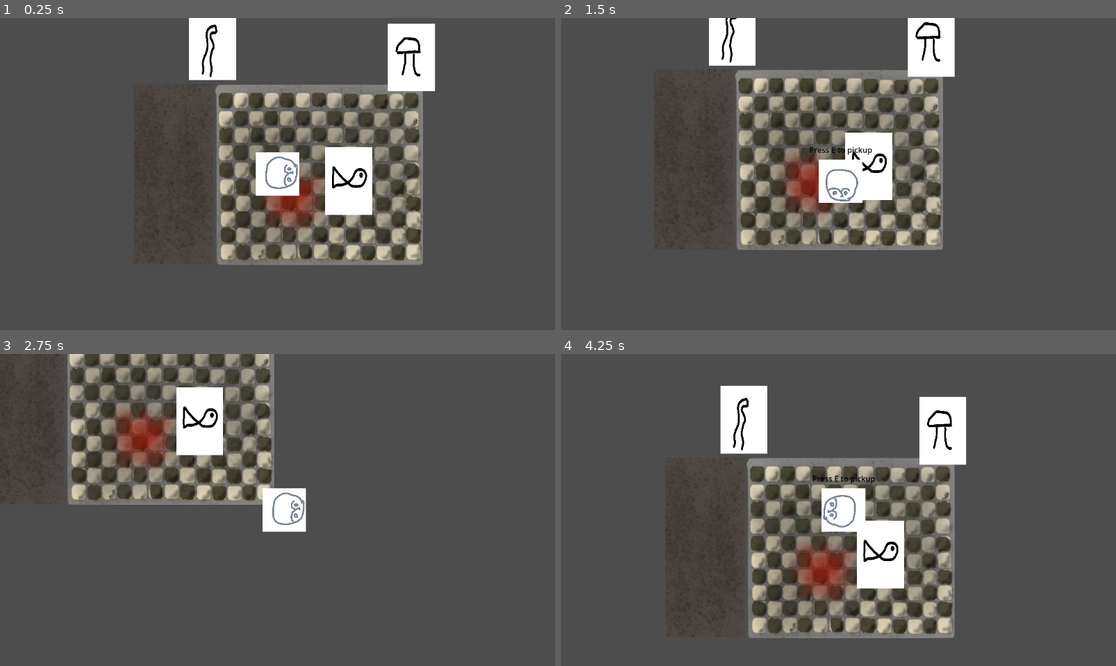
Above: before the commit, frames 1-4 (two rows, left to right).
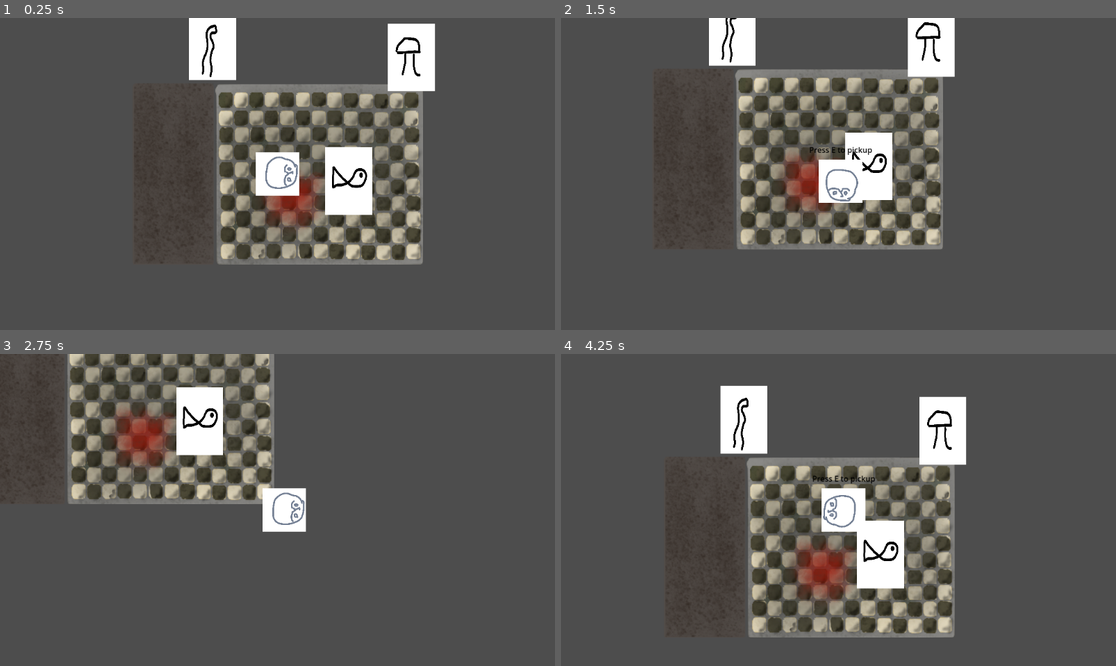
Above: after the commit, the same moments.

Repository: yannis300307/Gj42-givre
Game: Godot game, scene res://scenes/main.tscn
Same seed, same stepped clock (60 frames per second), same inputs: the game is played once before the commit and once after it.
Inputs:
- Up to frame 1 (0.25 s): no input
- Up to frame 2 (1.5 s): tap Enter at 0.5 s; hold Right (ui_right) 0.53-1.28 s; tap E (Interact) at 0.6, 1.25, 1.35 s; hold Down (ui_down) from 1.28 s (still down)
- Up to frame 3 (2.75 s): release Down (ui_down) at 2.03 s; hold Right (ui_right) from 2.03 s (still down); tap E (Interact) at 2.1 s
- Up to frame 4 (4.25 s): release Right (ui_right) at 2.78 s; hold Up (ui_up) 2.78-3.53 s; tap E (Interact) at 2.85, 3.6 s; hold Left (ui_left) from 3.53 s (still down)

The runs differ from the first frame. In frame 1, 0.7% of the frame differs, in the area x 39-76%, y 21-80%; in frame 2, 0.8%, in the area x 31-69%, y 16-75%; in frame 3, 0.6%; in frame 4, 0.8%.

Commit message:
Add inventory scene

Diff:
--- /dev/null
+++ b/misc_script/inventory.gd
@@ -0,0 +1,5 @@
+extends Node2D
+
+func _process(delta: float) -> void:
+	for i in $Items.get_child_count():
+		pass
--- a/misc_script/main.gd
+++ b/misc_script/main.gd
@@ -14,24 +14,32 @@
 	NONE,
 }
 
-var inventory = {}
+func get_item_image(type: ItemType) -> Resource:
+	match type:
+		ItemType.FISH:
+			return load("res://assets/textures/inventory/fish.png")
+		ItemType.ALGAE:
+			return load("res://assets/textures/inventory/algae.png")
+		ItemType.MUSHROOM:
+			return load("res://assets/textures/inventory/mushroom.png")
+	return null
+
+var inventory: Array[ItemType] = []
 var player_can_interact: PlayerInteractionType = PlayerInteractionType.NONE
 
 func add_item(item: ItemType) -> bool:
 	if can_pickup(item):
-		if item in inventory:
-			inventory[item] += 1
-		else:
-			inventory[item] = 1
+		inventory.append(item)
 		print("Plus 1", item)
 		return true
 	return false
 
 func can_pickup(item: ItemType) -> bool:
-	return (item not in inventory) or inventory[item] < max_item
+	return (item not in inventory) or inventory.count(item) < max_item
 
 func consume_item(item: ItemType) -> bool:
 	if item in inventory:
-		inventory.erase(item)
+		while item in inventory:
+			inventory.erase(item)
 		return true
 	return false
--- /dev/null
+++ b/scenes/inventory.tscn
@@ -0,0 +1,70 @@
+[gd_scene load_steps=4 format=3 uid="uid://c5gljso0rd8bj"]
+
+[ext_resource type="Script" uid="uid://blgossjq5tcvo" path="res://misc_script/inventory.gd" id="1_ty45s"]
+[ext_resource type="Texture2D" uid="uid://diudvfifsmnc1" path="res://assets/textures/objects/inventory.png" id="2_53g1v"]
+[ext_resource type="Texture2D" uid="uid://dr41oo2oursqe" path="res://assets/textures/objects/fish.png" id="3_yyk2a"]
+
+[node name="Inventory" type="Node2D"]
+script = ExtResource("1_ty45s")
+
+[node name="Texture" type="Sprite2D" parent="."]
+position = Vector2(7, 10)
+scale = Vector2(0.046875, 0.046875)
+texture = ExtResource("2_53g1v")
+
+[node name="Items" type="Node2D" parent="."]
+
+[node name="PlaceHolder" type="Sprite2D" parent="Items"]
+visible = false
+position = Vector2(11.000001, 22)
+scale = Vector2(0.011230469, 0.011230469)
+texture = ExtResource("3_yyk2a")
+
+[node name="PlaceHolder2" type="Sprite2D" parent="Items"]
+visible = false
+position = Vector2(-1.0000007, 23.000002)
+rotation = -0.47472957
+scale = Vector2(0.011230469, 0.011230469)
+texture = ExtResource("3_yyk2a")
+
+[node name="PlaceHolder3" type="Sprite2D" parent="Items"]
+visible = false
+position = Vector2(-3, 12)
+rotation = 0.5934119
+scale = Vector2(0.011230469, 0.011230469)
+texture = ExtResource("3_yyk2a")
+
+[node name="PlaceHolder4" type="Sprite2D" parent="Items"]
+visible = false
+position = Vector2(12, 11)
+rotation = -0.59166664
+scale = Vector2(0.011230469, 0.011230469)
+texture = ExtResource("3_yyk2a")
+
+[node name="PlaceHolder5" type="Sprite2D" parent="Items"]
+visible = false
+position = Vector2(4, 0.9999999)
+rotation = 0.7120943
+scale = Vector2(0.011230469, 0.011230469)
+texture = ExtResource("3_yyk2a")
+
+[node name="PlaceHolder6" type="Sprite2D" parent="Items"]
+visible = false
+position = Vector2(17, 0)
+rotation = 2.4905849
+scale = Vector2(0.011230469, 0.011230469)
+texture = ExtResource("3_yyk2a")
+
+[node name="PlaceHolder7" type="Sprite2D" parent="Items"]
+visible = false
+position = Vector2(-4, -8.000001)
+rotation = 1.7924532
+scale = Vector2(0.011230469, 0.011230469)
+texture = ExtResource("3_yyk2a")
+
+[node name="PlaceHolder8" type="Sprite2D" parent="Items"]
+visible = false
+position = Vector2(13, -11)
+rotation = 3.9269907
+scale = Vector2(0.011230469, 0.011230469)
+texture = ExtResource("3_yyk2a")
--- a/scenes/main.tscn
+++ b/scenes/main.tscn
@@ -15,7 +15,7 @@
 [node name="Map" type="Node2D" parent="."]
 
 [node name="Floor" type="Sprite2D" parent="Map"]
-position = Vector2(1.9073486e-06, 0)
+position = Vector2(1.9073486e-06, -1)
 scale = Vector2(1.4433594, 1.5722656)
 texture = ExtResource("1_0wfyh")
 
Binary file added: assets/textures/inventory/algae.png
Not shown, added: assets/textures/inventory/algae.png.import
Binary file added: assets/textures/inventory/fish.png
Not shown, added: assets/textures/inventory/fish.png.import
Binary file added: assets/textures/inventory/mushroom.png
Not shown, added: assets/textures/inventory/mushroom.png.import
Not shown, added: assets/textures/map/bar.png.import
Not shown, added: assets/textures/map/floor.png.import
Not shown, added: assets/textures/map/table.png.import
Binary file added: assets/textures/objects/inventory.png
Not shown, added: assets/textures/objects/inventory.png.import
Not shown, added: misc_script/inventory.gd.uid
(and 4 more such lines)
